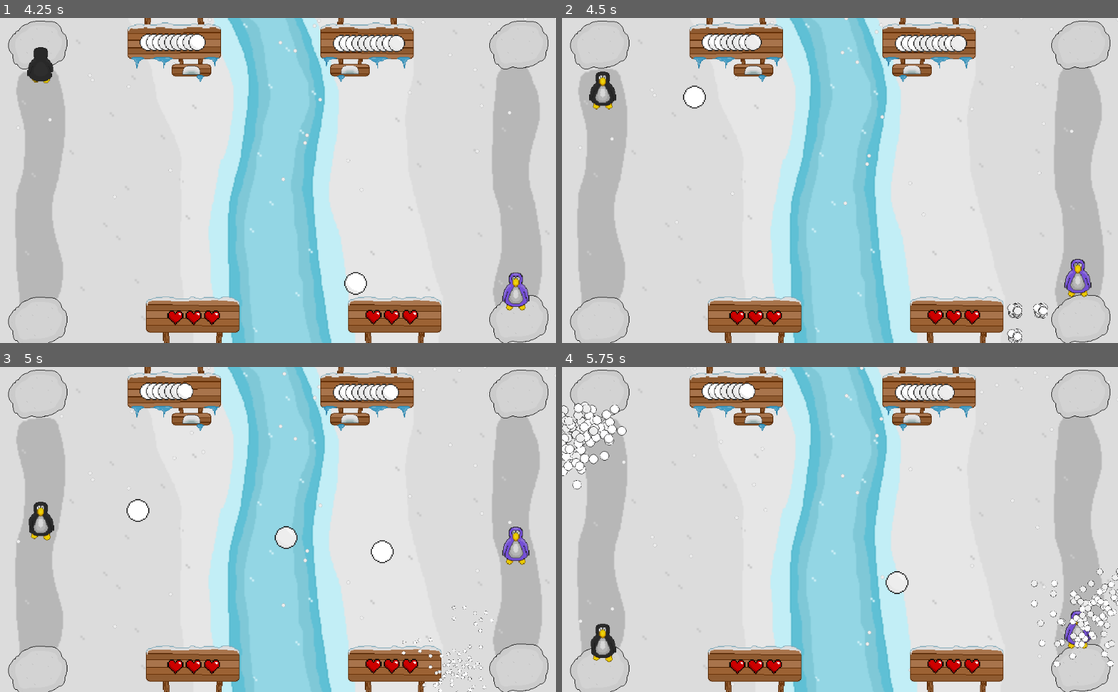
Above: before the commit, frames 1-4 (two rows, left to right).
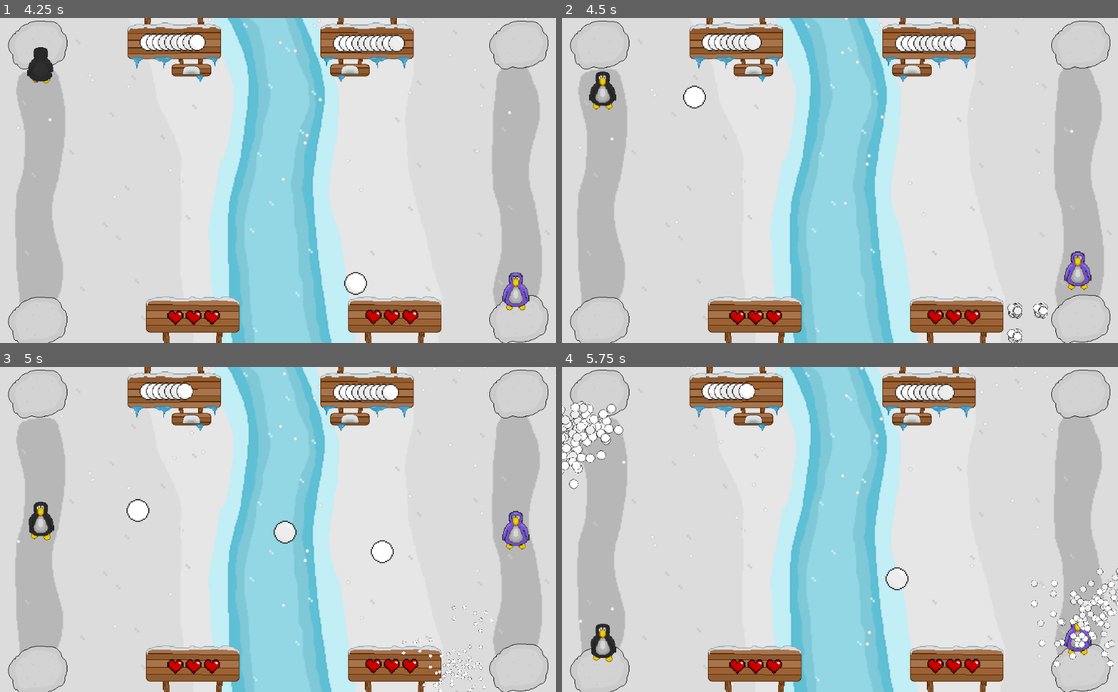
Above: after the commit, the same moments.

Repository: dremaster007/Winter-Break-2018
Game: Godot game, scene res://Assets/Scenes/TitleScene.tscn
Two runs of this game, one before a commit and one after it. Both use one fixed random seed, a clock stepped at 60 frames per second and the inputs below.
Inputs (mouse positions are in pixels of both pictures, inside the frame that each line leads up to):
- Up to frame 1 (4.25 s): click (278, 232) at 0.5 s; tap Enter at 1.25 s; move the mouse to (400, 164) at 1.27 s; press the mouse at (400, 164) at 1.28 s; hold Up (ui_up) 1.28-2.03 s; tap Space at 2 s; move the mouse to (166, 196) at 2.02 s; release the mouse at (166, 196) at 2.03 s; hold Down (ui_down) 2.03-2.78 s; click (166, 196) at 2.1 s; move the mouse to (333, 109) at 2.77 s; press the mouse at (333, 109) at 2.78 s; hold Up (ui_up) from 2.78 s (still down); move the mouse to (250, 245) at 3.52 s; release the mouse at (250, 245) at 3.53 s; click (250, 245) at 3.6 s
- Up to frame 2 (4.5 s): move the mouse to (1006, 229) at 4.27 s; release Up (ui_up) at 4.28 s; press the mouse at (1006, 229) at 4.28 s; hold Down (ui_down) from 4.28 s (still down)
- Up to frame 3 (5 s): keep holding Down (ui_down)
- Up to frame 4 (5.75 s): keep holding Down (ui_down); move the mouse to (673, 480) at 5.02 s; release the mouse at (673, 480) at 5.03 s; click (673, 480) at 5.1 s

Frame 1 is identical in both runs. In frame 2, 0.4% of the frame differs, in the area x 90-96%, y 71-86%; in frame 3, 0.7%; in frame 4, 1.4%, in the area x 0-96%, y 10-89%.

Commit message:
THE GAME IS MORE OR LESS FINISHED

Diff:
--- a/ZacharyLawrence/Assets/Scenes/Main.tscn
+++ b/ZacharyLawrence/Assets/Scenes/Main.tscn
@@ -9,8 +9,8 @@
 [ext_resource path="res://Assets/Scenes/Player.tscn" type="PackedScene" id=7]
 [ext_resource path="res://Assets/Scenes/Enemy.tscn" type="PackedScene" id=8]
 [ext_resource path="res://Assets/Scenes/SnowWall.tscn" type="PackedScene" id=9]
-[ext_resource path="res://Assets/Music/Winter Main Theme.wav" type="AudioStream" id=10]
-[ext_resource path="res://Assets/Scenes/HUD.tscn" type="PackedScene" id=11]
+[ext_resource path="res://Assets/Scenes/HUD.tscn" type="PackedScene" id=10]
+[ext_resource path="res://Assets/Music/Winter Main Theme.wav" type="AudioStream" id=11]
 
 [sub_resource type="DynamicFont" id=1]
 
@@ -19,6 +19,14 @@
 use_filter = false
 font_data = ExtResource( 4 )
 _sections_unfolded = [ "Font", "Settings" ]
+
+[sub_resource type="DynamicFont" id=3]
+
+size = 30
+use_mipmaps = false
+use_filter = false
+font_data = ExtResource( 4 )
+_sections_unfolded = [ "Settings" ]
 
 [sub_resource type="ParticlesMaterial" id=2]
 
@@ -60,7 +68,7 @@
 anim_loop = false
 _sections_unfolded = [ "Emission Shape" ]
 
-[node name="Main" type="Node"]
+[node name="Main" type="Node" index="0"]
 
 script = ExtResource( 1 )
 Snowball = ExtResource( 2 )
@@ -97,7 +105,32 @@
 max_lines_visible = -1
 _sections_unfolded = [ "custom_colors", "custom_fonts" ]
 
-[node name="Particles2D" type="Particles2D" parent="." index="2"]
+[node name="MessageLabel" type="Label" parent="." index="2"]
+
+anchor_left = 0.5
+anchor_top = 0.5
+anchor_right = 0.5
+anchor_bottom = 0.5
+margin_left = -52.0
+margin_top = -190.0
+margin_right = 68.0
+margin_bottom = -65.0
+rect_pivot_offset = Vector2( 0, 0 )
+rect_clip_content = false
+mouse_filter = 2
+mouse_default_cursor_shape = 0
+size_flags_horizontal = 1
+size_flags_vertical = 4
+custom_fonts/font = SubResource( 3 )
+align = 1
+valign = 1
+autowrap = true
+percent_visible = 1.0
+lines_skipped = 0
+max_lines_visible = -1
+_sections_unfolded = [ "custom_fonts" ]
+
+[node name="Particles2D" type="Particles2D" parent="." index="3"]
 
 position = Vector2( 512, 0 )
 scale = Vector2( 0.5, 0.5 )
@@ -121,63 +154,63 @@
 v_frames = 1
 _sections_unfolded = [ "Process Material", "Textures", "Time", "Transform" ]
 
-[node name="Snowpile" parent="." index="3" instance=ExtResource( 6 )]
+[node name="Snowpile" parent="." index="4" instance=ExtResource( 6 )]
 
 position = Vector2( 70, 50 )
 
-[node name="Snowpile4" parent="." index="4" instance=ExtResource( 6 )]
+[node name="Snowpile4" parent="." index="5" instance=ExtResource( 6 )]
 
 position = Vector2( 956, 50 )
 
-[node name="Snowpile5" parent="." index="5" instance=ExtResource( 6 )]
+[node name="Snowpile5" parent="." index="6" instance=ExtResource( 6 )]
 
 position = Vector2( 70, 560 )
 
-[node name="Snowpile6" parent="." index="6" instance=ExtResource( 6 )]
+[node name="Snowpile6" parent="." index="7" instance=ExtResource( 6 )]
 
 position = Vector2( 956, 556 )
 
-[node name="Player" parent="." index="7" instance=ExtResource( 7 )]
-
-[node name="Enemy" parent="." index="8" instance=ExtResource( 8 )]
+[node name="Player" parent="." index="8" instance=ExtResource( 7 )]
+
+[node name="Enemy" parent="." index="9" instance=ExtResource( 8 )]
 
 Snowwall = ExtResource( 9 )
 
-[node name="PlayerStartPosition" type="Position2D" parent="." index="9"]
+[node name="PlayerStartPosition" type="Position2D" parent="." index="10"]
 
 position = Vector2( 75, 300 )
 _sections_unfolded = [ "Transform" ]
 
-[node name="EnemyStartPosition" type="Position2D" parent="." index="10"]
+[node name="EnemyStartPosition" type="Position2D" parent="." index="11"]
 
 position = Vector2( 950, 300 )
 _sections_unfolded = [ "Transform" ]
 
-[node name="MainThemeBGM" type="AudioStreamPlayer" parent="." index="11"]
-
-stream = ExtResource( 10 )
+[node name="HUD" parent="." index="12" instance=ExtResource( 10 )]
+
+[node name="DeathTimer" type="Timer" parent="." index="13"]
+
+process_mode = 1
+wait_time = 5.0
+one_shot = true
+autostart = false
+
+[node name="GameStartTimer" type="Timer" parent="." index="14"]
+
+process_mode = 1
+wait_time = 3.0
+one_shot = true
+autostart = false
+
+[node name="MainThemeBGM" type="AudioStreamPlayer" parent="." index="15"]
+
+stream = ExtResource( 11 )
 volume_db = -18.0
 pitch_scale = 2.0
 autoplay = true
 mix_target = 0
 bus = "Master"
 
-[node name="HUD" parent="." index="12" instance=ExtResource( 11 )]
-
-[node name="DeathTimer" type="Timer" parent="." index="13"]
-
-process_mode = 1
-wait_time = 5.0
-one_shot = true
-autostart = false
-
-[node name="GameStartTimer" type="Timer" parent="." index="14"]
-
-process_mode = 1
-wait_time = 3.0
-one_shot = true
-autostart = false
-
 [connection signal="timeout" from="DeathTimer" to="." method="_on_DeathTimer_timeout"]
 
 [connection signal="timeout" from="GameStartTimer" to="." method="_on_GameStartTimer_timeout"]
--- a/ZacharyLawrence/Assets/Scenes/Player.tscn
+++ b/ZacharyLawrence/Assets/Scenes/Player.tscn
@@ -1,11 +1,13 @@
-[gd_scene load_steps=12 format=2]
+[gd_scene load_steps=14 format=2]
 
 [ext_resource path="res://Assets/Scripts/Player.gd" type="Script" id=1]
 [ext_resource path="res://Assets/Scenes/SnowBall.tscn" type="PackedScene" id=2]
 [ext_resource path="res://Assets/Scenes/SnowWall.tscn" type="PackedScene" id=3]
-[ext_resource path="res://Assets/Graphics/Player Models/Player.png" type="Texture" id=4]
-[ext_resource path="res://Assets/Sounds/Walking Loop.wav" type="AudioStream" id=5]
-[ext_resource path="res://Assets/Sounds/Player Hit/Player Hit 1.wav" type="AudioStream" id=6]
+[ext_resource path="res://Assets/Sounds/Player Hit/Player Hit 1.wav" type="AudioStream" id=4]
+[ext_resource path="res://Assets/Sounds/Player Hit/Player Hit 3.wav" type="AudioStream" id=5]
+[ext_resource path="res://Assets/Sounds/Player Hit/Player Hit 5.wav" type="AudioStream" id=6]
+[ext_resource path="res://Assets/Graphics/Player Models/Player.png" type="Texture" id=7]
+[ext_resource path="res://Assets/Sounds/Walking Loop.wav" type="AudioStream" id=8]
 
 [sub_resource type="Animation" id=1]
 
@@ -183,7 +185,7 @@
 custom_solver_bias = 0.0
 extents = Vector2( 10, 23.9167 )
 
-[node name="Player" type="Area2D" index="0" groups=[
+[node name="Player" type="Area2D" groups=[
 "player",
 ]]
 
@@ -199,6 +201,9 @@
 _sections_unfolded = [ "Transform" ]
 Snowball = ExtResource( 2 )
 Snowwall = ExtResource( 3 )
+PlayerHit1 = ExtResource( 4 )
+PlayerHit2 = ExtResource( 5 )
+PlayerHit3 = ExtResource( 6 )
 speed = 300
 screensize = Vector2( 0, 0 )
 snowball_count = 10
@@ -266,8 +271,8 @@
 
 [node name="WalkingSound" type="AudioStreamPlayer2D" parent="." index="6"]
 
-stream = ExtResource( 5 )
-volume_db = -20.0
+stream = ExtResource( 8 )
+volume_db = -5.0
 pitch_scale = 1.0
 autoplay = false
 max_distance = 2000.0
--- a/ZacharyLawrence/Assets/Scenes/TitleScene.tscn
+++ b/ZacharyLawrence/Assets/Scenes/TitleScene.tscn
@@ -7,6 +7,7 @@
 [ext_resource path="res://Assets/Font/Signboard.ttf" type="DynamicFontData" id=5]
 [ext_resource path="res://Assets/Graphics/Player Indiv. Sprites/Winter-Break-2018-Player_03.png" type="Texture" id=6]
 [ext_resource path="res://Assets/Graphics/Environment/Snowfall_Particles.png" type="Texture" id=7]
+[ext_resource path="res://Assets/Music/Winter Main Theme.wav" type="AudioStream" id=8]
 
 [sub_resource type="DynamicFont" id=1]
 
@@ -73,7 +74,7 @@
 position = Vector2( 512, 300 )
 scale = Vector2( 2, 2 )
 texture = ExtResource( 2 )
-_sections_unfolded = [ "Transform" ]
+_sections_unfolded = [ "Region" ]
 
 [node name="TitleSign" type="Sprite" parent="." index="1"]
 
@@ -194,4 +195,13 @@
 v_frames = 1
 _sections_unfolded = [ "Time" ]
 
+[node name="MainThemeBGM" type="AudioStreamPlayer" parent="." index="7"]
+
+stream = ExtResource( 8 )
+volume_db = -18.0
+pitch_scale = 2.0
+autoplay = true
+mix_target = 0
+bus = "Master"
+
 [connection signal="pressed" from="TextureButton" to="." method="_on_TextureButton_pressed"]
--- a/ZacharyLawrence/Assets/Scripts/Enemy.gd
+++ b/ZacharyLawrence/Assets/Scripts/Enemy.gd
@@ -38,6 +38,7 @@
 
 func _process(delta):
 	get_parent().get_node("HUD").check_snowball("Enemy", enemy_snowball_count) # update HUD
+	get_parent().get_node("HUD").check_lives("Enemy", enemy_lives) # update HUD
 	check_state(enemy_state) # calls checkstate
 	velocity = Vector2(0, 0) # reset velocity
 	perform_state(enemy_state) # calls performstate
@@ -190,16 +191,20 @@
 	if area.is_in_group("snowball") and area.is_player_snowball: # if its a snowball and is a player snowball
 		get_node("OverrideSpeedTimer").start() # start the override speed timer
 		if area.velocity.y > 0: # if the snowball is moving downward
+			speed = 400
 			velocity_down(false, enemy_state) # move up
 		elif area.velocity.y <= 0: # if the snowball is moving upward
+			speed = 400
 			velocity_down(true, enemy_state) # move down
 
 func _on_BottomDodgeCheck_area_entered(area): # if bottom dodge check
 	if area.is_in_group("snowball") and area.is_player_snowball: # if its a snowball and is a player snowball
 		get_node("OverrideSpeedTimer").start() # start the override speed timer
 		if area.velocity.y > 0: # if the snowball is moving downward
+			speed = 400
 			velocity_down(true, enemy_state) # move down
 		elif area.velocity.y <= 0: # if the snowball is moving upward
+			speed = 400
 			velocity_down(false, enemy_state) # move up
 
 func _on_DirectionSwapTimer_timeout(): # if the directional swap timer times out
@@ -225,5 +230,5 @@
 func _on_LowSnowAttackTimer_timeout(): # if the low snow attack timer
 	enemy_attack("low_snow") # attack in low snow state
 
-func _on_OverrideSpeedTimer_timeout(): # this literally does nothing
-	speed = 300 # oopsie
+func _on_OverrideSpeedTimer_timeout(): # this changes back the speed
+	speed = 300 # resets speed to 300
--- a/ZacharyLawrence/Assets/Scripts/Main.gd
+++ b/ZacharyLawrence/Assets/Scripts/Main.gd
@@ -1,11 +1,5 @@
 extends Node
 
-####### 1) move some code around, move attacking to their respective scenes/scipts
-####### 2) players areas (snowpile) to refill snow
-####### 3) create an ai that follows rules of the game
-#######    tracks players movements, knows where they are, and how
-#######    how to react
-####### 4) HUD creation
 # 5) Main menu/Death menu
 # 6) polish, particles, animations, finished sprites
 
@@ -21,7 +15,6 @@
 onready var enemy_start_pos = get_node("EnemyStartPosition") # ez access to enemies start position
 
 func _ready():
-	get_node("MainThemeBGM").playing = true # start the jams
 	player.position = player_start_pos.position # make the player spawn at his position
 	enemy.position = enemy_start_pos.position # make the enemy spawn at their location
 	enemy.set_process(false) # disable the enemy
@@ -35,6 +28,16 @@
 		get_node("CountdownLabel").text = "2" # set text to 2
 	if get_node("GameStartTimer").time_left < 1 and get_node("GameStartTimer").time_left > 0: # if timer is between 0 and 1
 		get_node("CountdownLabel").text = "1" # set text to 1
+	if get_node("DeathTimer").time_left < 5 and get_node("DeathTimer").time_left > 4:
+		get_node("CountdownLabel").text = "5"
+	if get_node("DeathTimer").time_left < 4 and get_node("DeathTimer").time_left > 3:
+		get_node("CountdownLabel").text = "4"
+	if get_node("DeathTimer").time_left < 3 and get_node("DeathTimer").time_left > 2:
+		get_node("CountdownLabel").text = "3"
+	if get_node("DeathTimer").time_left < 2 and get_node("DeathTimer").time_left > 1:
+		get_node("CountdownLabel").text = "2"
+	if get_node("DeathTimer").time_left < 1 and get_node("DeathTimer").time_left > 0:
+		get_node("CountdownLabel").text = "1"
 
 func new_game():
 	enemy.set_process(false) # disable the enemy
@@ -51,6 +54,7 @@
 	get_node("CountdownLabel").text = "" # change the text on countdown label to nothing
 	player.paused = false # no longer paused if previously true
 	enemy.set_process(true) # reset the process of enemy
+	get_node("MessageLabel").text = ""
 	get_node("Enemy/DirectionSwapTimer").start() # start timer for ai direction swapping
 	get_node("Enemy/HighSnowAttackTimer").start() # start the enemys timer at the correct time
 
@@ -63,9 +67,9 @@
 	elif enemy.enemy_state == "low_snow": # in low snow
 		get_node("Enemy/LowSnowAttackTimer").stop() # stop that timer as well
 	if character == "player": # if the character that died is the player
-		print ("the player has died") # do stuff respectively
+		get_node("MessageLabel").text = "The enemy has won!"
 	elif character == "enemy": # otherwise
-		print ("the enemy has died") # do stuff for enemy
+		get_node("MessageLabel").text = "You have won!"
 
 func _on_DeathTimer_timeout(): # timer for in between game and starting a new one
 	new_game() # calling new game
--- a/ZacharyLawrence/Assets/Scripts/Player.gd
+++ b/ZacharyLawrence/Assets/Scripts/Player.gd
@@ -4,6 +4,10 @@
 
 export (PackedScene) var Snowball # export the snowball scene
 export (PackedScene) var Snowwall # export the snowwall scene
+
+export (AudioStream) var PlayerHit1
+export (AudioStream) var PlayerHit2
+export (AudioStream) var PlayerHit3
 
 var lives = 3
 
@@ -39,8 +43,8 @@
 	if velocity.y == 0: # if player is standing still
 		get_node("WalkingSound").stop() # stop the walking sound
 		get_node("Sprite/AnimationPlayer").current_animation = "idle" # play idle anim
-	else:
-		play_walking_sound()
+	else: # if player is starting to move
+		play_walking_sound() # then call walking_sound
 	if paused == false: # if we can get inputs
 		get_input() # get inputs
 	if paused == true: # elsewise
@@ -94,28 +98,20 @@
 		if snowball_count < max_snowball_count: # if we dont have maxxed out snowballs
 			snowball_count += 1 # add a snowball
 
-func get_hurt_sound(random_num):
-	if random_num == 0:
-		return "res://Assets/Sounds/Player Hit/Player Hit 1.wav"
-	if random_num == 1:
-		return "res://Assets/Sounds/Player Hit/Player Hit 2.wav"
-	if random_num == 2:
-		return "res://Assets/Sounds/Player Hit/Player Hit 3.wav"
-	if random_num == 3:
-		return "res://Assets/Sounds/Player Hit/Player Hit 4.wav"
-	if random_num == 4:
-		return "res://Assets/Sounds/Player Hit/Player Hit 5.wav"
-	if random_num == 5:
-		return "res://Assets/Sounds/Player Hit/Player Hit 6.wav"
-	if random_num == 6:
-		return "res://Assets/Sounds/Player Hit/Player Hit 7.wav"
+func play_hurt_noise(hurt_noise):
+	if hurt_noise == 0:
+		get_node("HurtSound").stream = PlayerHit1
+		get_node("HurtSound").playing = true
+	if hurt_noise == 1:
+		get_node("HurtSound").stream = PlayerHit2
+		get_node("HurtSound").playing = true
+	if hurt_noise == 2:
+		get_node("HurtSound").stream = PlayerHit3
+		get_node("HurtSound").playing = true
 
 func _on_Player_area_entered(area): # whenever the player enters...
 	if area.is_in_group("snowball") and area.is_player_snowball == false and area.snowball_can_hurt: # if its a snowball from enemy
-		var random_num = randi() % 7
-		var hurt_sound = get_hurt_sound(random_num)
-		print (hurt_sound)
-		print (get_node("HurtSound").stream)
+		play_hurt_noise(randi() % 3)
 		lives -= 1 # decrement lives
 	if lives <= 0: # if at 0 life
 		get_parent().char_die("player") # call die in main
--- a/ZacharyLawrence/Assets/Scripts/TitleScene.gd
+++ b/ZacharyLawrence/Assets/Scripts/TitleScene.gd
@@ -1,4 +1,8 @@
 extends Node
 
 func _on_TextureButton_pressed(): # When you press the penguin / start button
+#	get_node("res://Assets/Scenes/Main.tscn").add_child(get_node("MainThemeBGM"))
 	get_tree().change_scene("res://Assets/Scenes/Main.tscn") # change the scene
+
+func _ready():
+	get_node("MainThemeBGM").playing = true # start the jams
Not shown: 1 places in ZacharyLawrence/Assets/Scenes/Main.tscn that only renumber resources
Not shown: 2 places in ZacharyLawrence/Assets/Scenes/Player.tscn that only renumber resources
Not shown: 1 places in ZacharyLawrence/Assets/Scenes/TitleScene.tscn that only renumber resources
